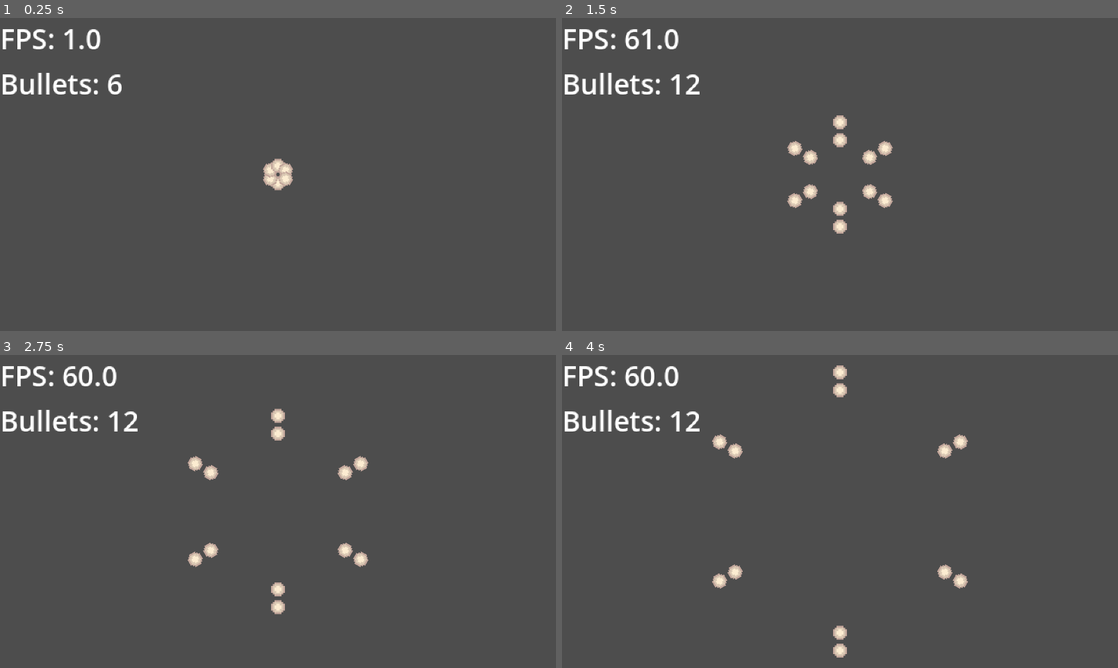
Above: before the commit, frames 1-4 (two rows, left to right).
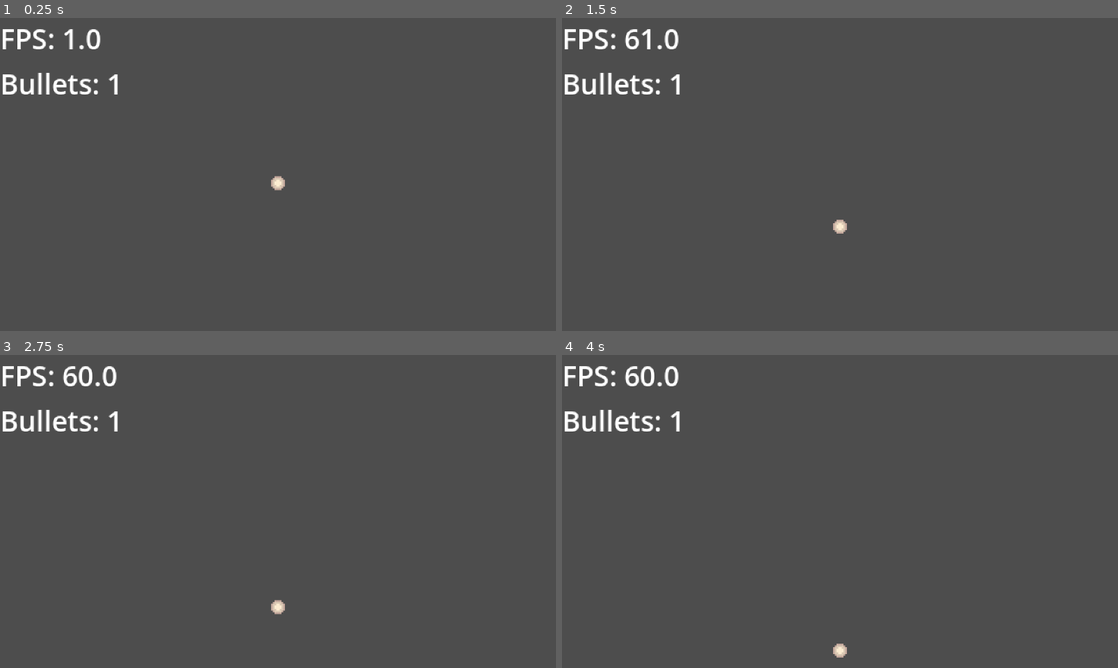
Above: after the commit, the same moments.

Repository: storkgreen25/Another-One-Bullet-Hell-Engine--Godot-
Game: Godot game, scene res://world.tscn
Same seed, same stepped clock (60 frames per second), same inputs: the game is played once before the commit and once after it.
Inputs:
- Up to frame 1 (0.25 s): no input
- Up to frame 2 (1.5 s): tap Enter (ui_accept) at 0.5, 0.77 s
- Up to frame 3 (2.75 s): tap Enter (ui_accept) at 1.52 s
- Up to frame 4 (4 s): tap Enter (ui_accept) at 3.02, 3.77 s

The runs differ from the first frame. In frame 1, 0.4% of the frame differs, in the area x 19-53%, y 18-54%; in frame 2, 1.1%, in the area x 22-60%, y 18-64%; in frame 3, 1.1%; in frame 4, 1.1%.

Commit message:
Deactivation on enter press

Diff:
--- a/world.tscn
+++ b/world.tscn
@@ -7,9 +7,6 @@
 
 [sub_resource type="Resource" id="Resource_aqk2v"]
 script = ExtResource("3_aqk2v")
-spawn_type = 1
-type_amount = 6
-layers_infinite = true
 metadata/_custom_type_script = "uid://dwn3fd1taydem"
 
 [node name="World" type="Node2D"]
